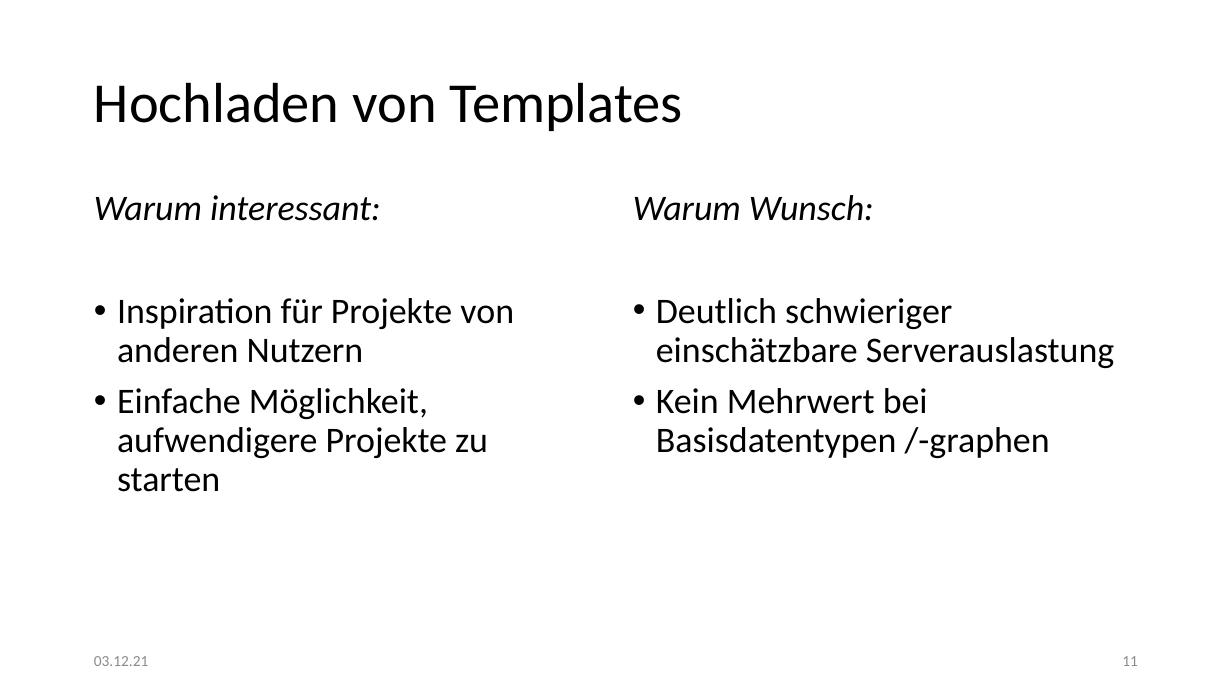
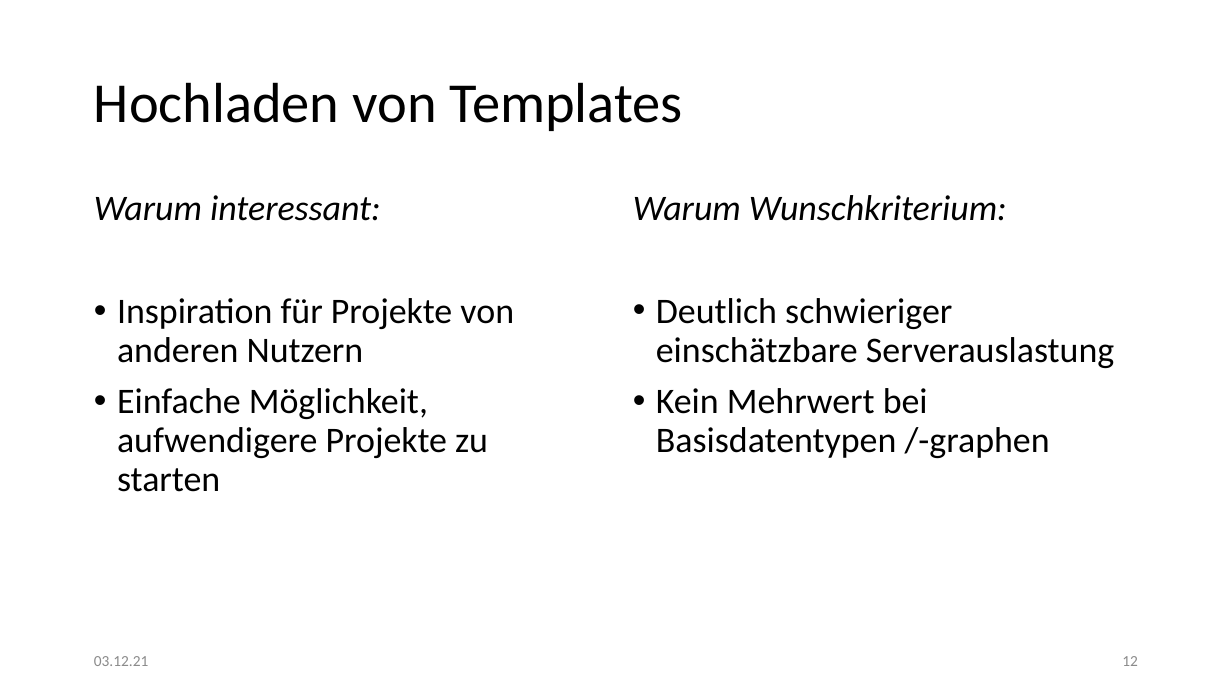
Before and after one commit to kittyahy/PSEAppGruppe2, a slide deck: slide 12 of Praesentationen/01-Definitionsphase/Präsentation.pptx (slide 11 before the commit). Drawn at 1232x693 pixels with LibreOffice and Linux fonts; fonts in the diff are those of the drawing. Boxes give left, top, right and bottom in pixels: in the first picture for what was removed or moved away, otherwise in the second. Text is boxed around its words. In the diff, an @@ line names an element or a change of style, - is before the commit and + after.

```diff
--- a/Praesentationen/01-Definitionsphase/Präsentation.pptx
+++ b/Praesentationen/01-Definitionsphase/Präsentation.pptx
@@ text at (633,195,1007,221): text changed @@
-Warum Wunsch:
+Warum Wunschkriterium:
@@ page number at (1122,656,1138,666): text changed @@
-11
+12
```
Also in this commit, not shown: 5 other slides changed, 2 slides added.
